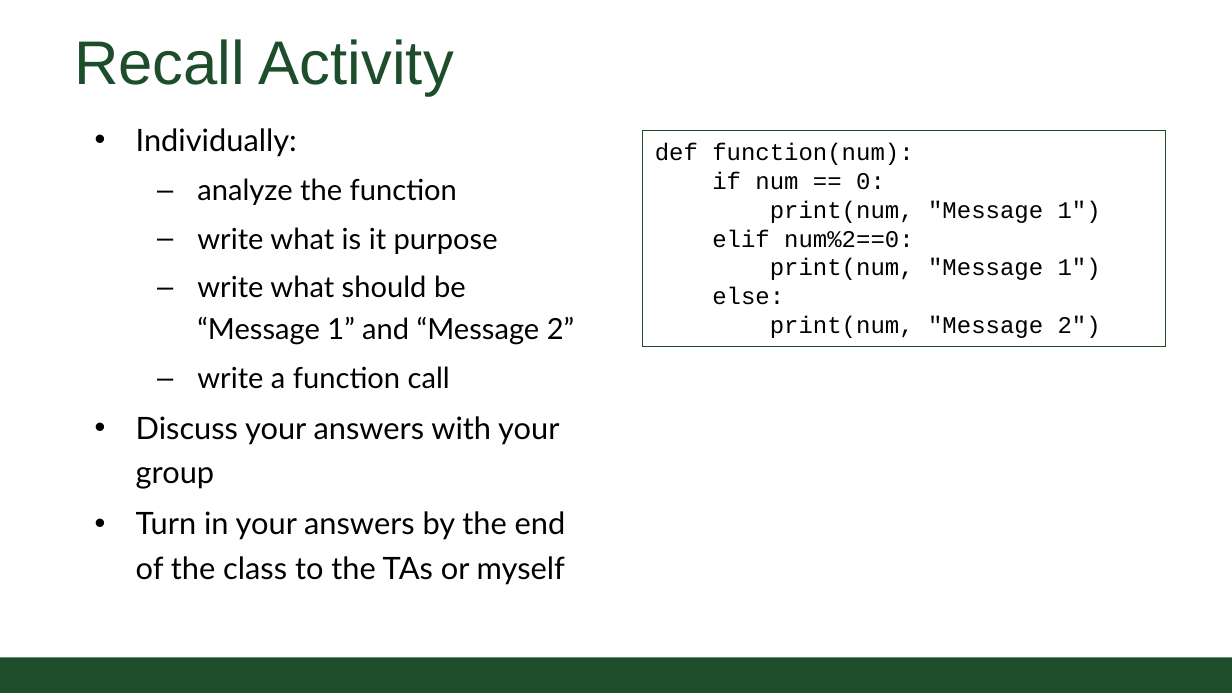
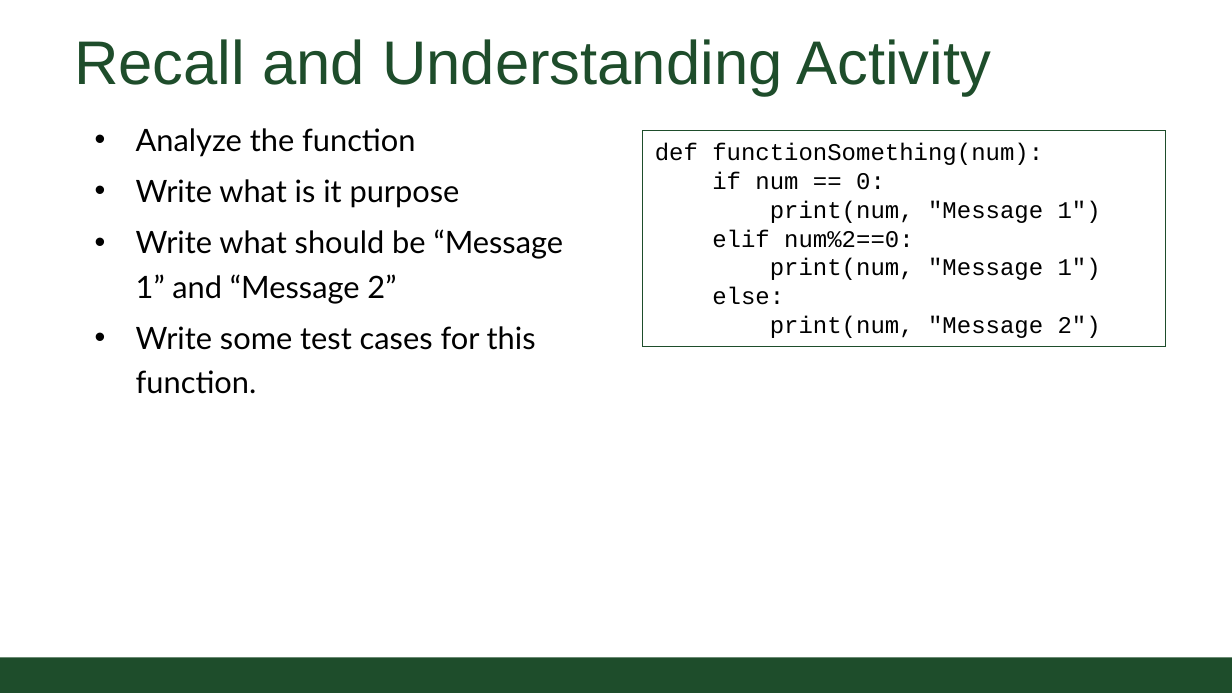
Before and after one commit to CSU-CS152/Handouts, a slide deck: slide 3 of 02_03WhileLoopsCS152.pptx. Drawn at 1232x693 pixels with LibreOffice and Linux fonts; fonts in the diff are those of the drawing; background and template pictures are left out. Boxes give left, top, right and bottom in pixels: in the first picture for what was removed or moved away, otherwise in the second. Text is boxed around its words. In the diff, an @@ line names an element or a change of style, - is before the commit and + after.

```diff
--- a/02_03WhileLoopsCS152.pptx
+++ b/02_03WhileLoopsCS152.pptx
@@ title at (74,39,991,96): text changed @@
-Recall Activity
+Recall and Understanding Activity
@@ text at (136,128,564,394): text changed; size 17 to 18 pt @@
-• Individually:
-  – analyze the function
-  – write what is it purpose
-  – write what should be “Message 1” and “Message 2”
-  – write a function call
-• Discuss your answers with your group
-• Turn in your answers by the end of the class to the TAs or myself
+• Analyze the function
+• Write what is it purpose
+• Write what should be “Message 1” and “Message 2”
+• Write some test cases for this function.
@@ text in rectangle at (655,143,1043,165): text changed @@
-def function(num):
+def functionSomething(num):
```
Also in this commit, not shown: 2 other slides changed, 3 slides added, 2 slides removed, 5 other files.
